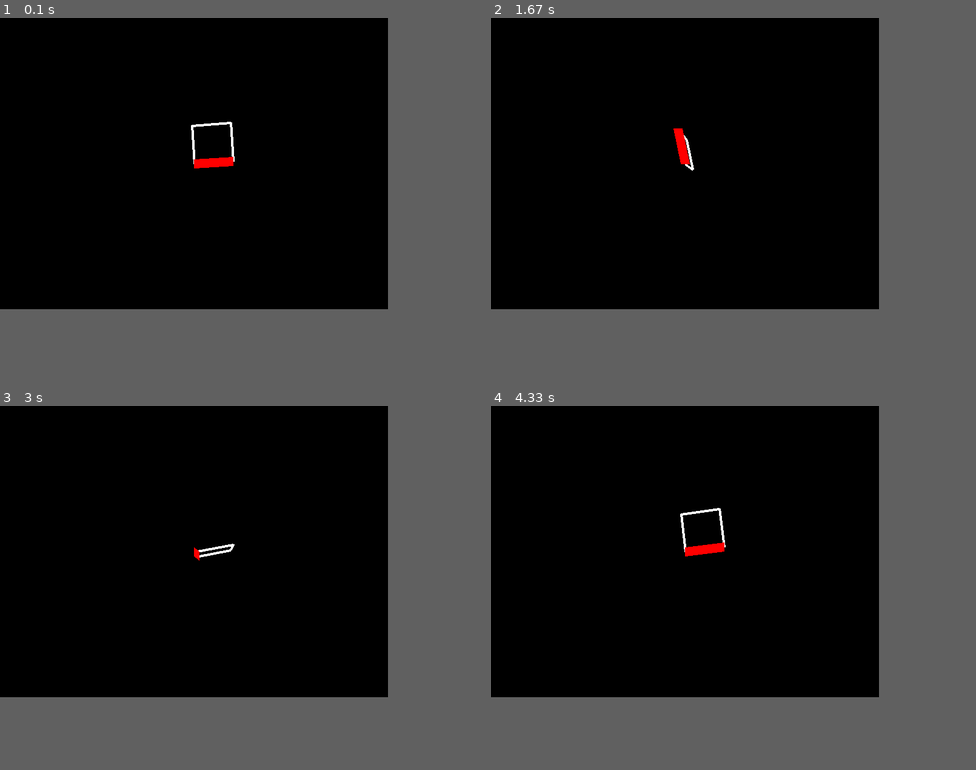
Above: before the commit, frames 1-4 (two rows, left to right).
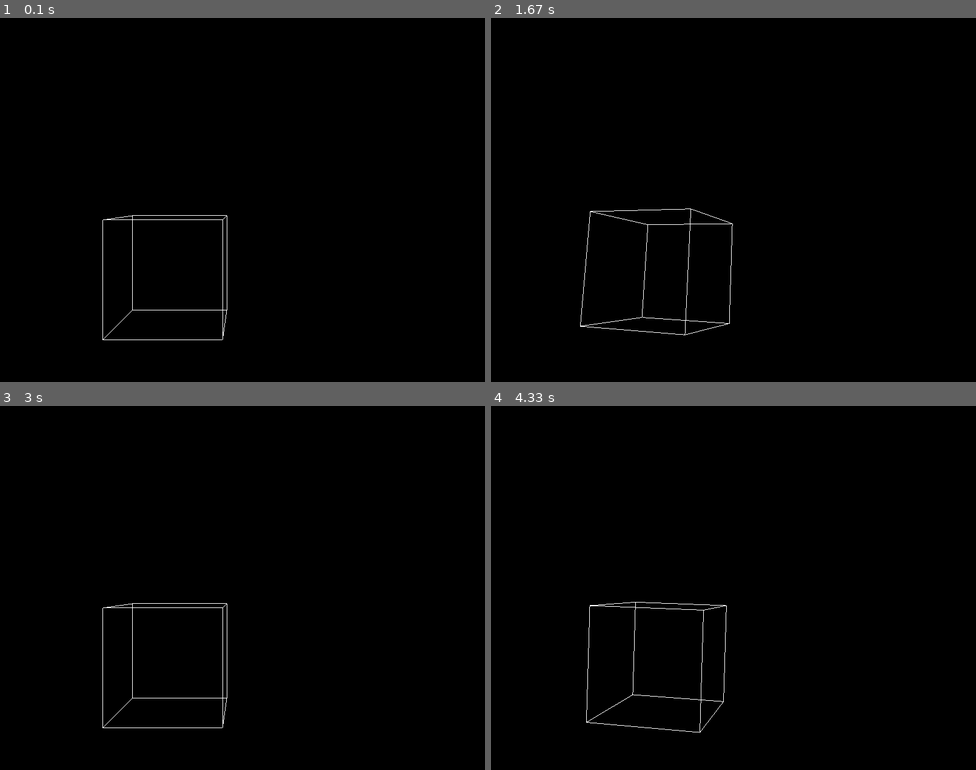
Above: after the commit, the same moments.

Repository: ogu83/pyrubicscube
Game: pygame game, started from pyrubicscube.py
Two runs of this game, one before a commit and one after it. Both use one fixed random seed, a clock stepped at 60 frames per second and the inputs below.
Inputs:
- Up to frame 1 (0.1 s): no input
- Up to frame 2 (1.67 s): hold Right 0.33-0.8 s; hold Up 0.83-1.13 s; hold Right 1.17-1.63 s
- Up to frame 3 (3 s): hold Left 1.67-2.2 s; hold Down 2.23-2.53 s; hold Left 2.57-2.97 s
- Up to frame 4 (4.33 s): hold Up 3-3.37 s; hold Right 3.4-4.03 s; hold Down from 4.07 s (still down)
In our replay, the window is 640x480 before the commit and 800x600 after it. These sizes can differ from the game's own. Grey fills any space a smaller window leaves; there, only what the larger window draws over its background counts as a difference.

The runs differ from the first frame. In frame 1, 0.7% of the frame differs, in the area x 21-49%, y 28-89%; in frame 2, 0.6%; in frame 3, 0.4%; in frame 4, 0.7%, in the area x 19-49%, y 28-90%.

Commit message:
simulation 3 wireframe

Diff:
--- /dev/null
+++ b/Simulation3.py
@@ -0,0 +1,193 @@
+import numpy as np
+import sys, math, pygame, random
+from pygame.locals import *
+from OpenGL.GL import *
+from OpenGL.GLU import *
+
+"""Colors"""
+YELLOW = (1,1,0)
+WHITE = (1,1,1)
+BLUE = (0,0,1)
+GREEN = (0,1,0)
+RED = (1,0,0)
+ORANGE = (1,0.5,0)
+GRAY = (0.752941,0.752941,0.752941)
+BLACK = (0,0,0)
+MAGENTA = (1,0,1)
+CYAN = (0,1,1)
+
+class Vertex3D:
+    def __init__(self, x = 0, y = 0, z = 0):
+        self.x, self.y, self.z = float(x), float(y), float(z)
+
+    def __repr__(self):
+        return [self.x, self.y, self.z]
+
+    def __str__(self):
+        return self.__repr__()
+
+    def rotateX(self, angle):
+        """ Rotates the point around the X axis by the given angle in degrees. """
+        rad = angle * math.pi / 180
+        cosa = math.cos(rad)
+        sina = math.sin(rad)
+        y = self.y * cosa - self.z * sina
+        z = self.y * sina + self.z * cosa
+        return Vertex3D(self.x, y, z)
+
+    def rotateY(self, angle):
+        """ Rotates the point around the Y axis by the given angle in degrees. """
+        rad = angle * math.pi / 180
+        cosa = math.cos(rad)
+        sina = math.sin(rad)
+        z = self.z * cosa - self.x * sina
+        x = self.z * sina + self.x * cosa
+        return Vertex3D(x, self.y, z)
+
+    def rotateZ(self, angle):
+        """ Rotates the point around the Z axis by the given angle in degrees. """
+        rad = angle * math.pi / 180
+        cosa = math.cos(rad)
+        sina = math.sin(rad)
+        x = self.x * cosa - self.y * sina
+        y = self.x * sina + self.y * cosa
+        return Vertex3D(x, y, self.z)
+
+class Cube3D:
+    angle_x = 0
+
+    verticies=[
+    [1.0, -1.0, -1.0],
+    [1.0, 1.0, -1.0],
+    [-1.0, 1.0, -1.0],
+    [-1.0, -1.0, -1.0],
+    [1.0, -1.0, 1.0],
+    [1.0, 1.0, 1.0],
+    [-1.0, -1.0, 1.0],
+    [-1.0, 1.0, 1.0],
+    ]
+
+    edges = (
+    (0,1),
+    (0,3),
+    (0,4),
+    (2,1),
+    (2,3),
+    (2,7),
+    (6,3),
+    (6,4),
+    (6,7),
+    (5,1),
+    (5,4),
+    (5,7),
+    )
+
+    surfaces = (
+        (0,1,2,3),
+        (3,2,7,6),
+        (6,7,5,4),
+        (4,5,1,0),
+        (1,5,7,2),
+        (4,0,3,6),
+    )
+
+    def __init__(self, size, color):
+        self.size = float(size)
+        self.color = color
+        self.verticies = np.array(self.verticies) * size
+
+    def draw(self):
+        # glBegin(GL_QUADS)
+        # glColor3fv(self.color)
+        # for surface in self.surfaces:
+            # for vertex in surface:
+                # glVertex3fv(self.verticies[vertex])
+        # glEnd()
+
+        glBegin(GL_LINES)
+        for edge in self.edges:
+            for vertex in edge:
+                glColor3fv(WHITE)
+                glVertex3fv(self.verticies[vertex])
+        glEnd()
+
+    def rotateX(self, angle):
+        rad = angle * math.pi / 180
+        cosa = (math.cos(rad))
+        sina = (math.sin(rad))
+
+        r_y = np.array([[1.0,0.0,0.0],[0.0,cosa,-sina],[0,sina,cosa]])
+
+        for vertex in self.verticies:
+            v = r_y.dot(vertex)
+            vertex[0] = v[0]
+            vertex[1] = v[1]
+            vertex[2] = v[2]
+
+    def rotateY(self, angle):
+        rad = angle * math.pi / 180
+        cosa = (math.cos(rad))
+        sina = (math.sin(rad))
+
+        r_y = np.array([[cosa,0.0,sina],[0.0,1.0,0.0],[-sina,0.0,cosa]])
+
+        for vertex in self.verticies:
+            v = r_y.dot(vertex)
+            vertex[0] = v[0]
+            vertex[1] = v[1]
+            vertex[2] = v[2]
+
+    def rotateZ(self, angle):
+        rad = angle * math.pi / 180
+        cosa = (math.cos(rad))
+        sina = (math.sin(rad))
+
+        r_z = np.array([[cosa,-sina,0.0],[sina,cosa,0.0],[0.0,0.0,1.0]])
+
+        for vertex in self.verticies:
+            v = r_z.dot(vertex)
+            vertex[0] = v[0]
+            vertex[1] = v[1]
+            vertex[2] = v[2]
+
+class Simulation3:
+    def __init__(self, win_width = 800, win_height = 600):
+        self.win_width = win_width
+        self.win_height = win_height
+
+    def run(self):
+        pygame.init()
+
+        display = (self.win_width, self.win_height)
+        pygame.display.set_mode(display, DOUBLEBUF|OPENGL)
+        glEnable(GL_DEPTH_TEST)
+
+        gluPerspective(45, (display[0]/display[1]), 0.1, 50)
+        # glRotatef(15, 1, 1, 0)
+        glTranslatef(-4, -4, -25)
+
+        cube = Cube3D(3, RED)
+
+        while True:
+
+            for event in pygame.event.get():
+                if event.type == pygame.QUIT:
+                    pygame.quit()
+                    quit()
+
+                if event.type == pygame.KEYDOWN:
+                    if (event.key == pygame.K_LEFT):
+                        cube.rotateY(10)
+                    if (event.key == pygame.K_RIGHT):
+                        cube.rotateY(-10)
+                    if (event.key == pygame.K_UP):
+                        cube.rotateX(-10)
+                    if (event.key == pygame.K_DOWN):
+                        cube.rotateX(10)
+
+            glClear(GL_COLOR_BUFFER_BIT|GL_DEPTH_BUFFER_BIT)
+
+            cube.draw()
+
+            pygame.display.flip()
+            pygame.time.wait(10)
--- a/opengl_tutorial.py
+++ b/opengl_tutorial.py
@@ -61,8 +61,6 @@
     x_value_change = random.randrange(-10,10)
     y_value_change = random.randrange(-10,10)
     z_value_change = random.randrange(-1 * max_distance, -20)
-
-
 
 def Cube():
 
--- a/pyrubicscube.py
+++ b/pyrubicscube.py
@@ -1,6 +1,7 @@
-from Simulation import *
-from Simulation2 import *
+# from Simulation import *
+# from Simulation2 import *
+from Simulation3 import *
 
 if __name__ == "__main__":
-    simulation = Simulation2()
+    simulation = Simulation3()
     simulation.run()
